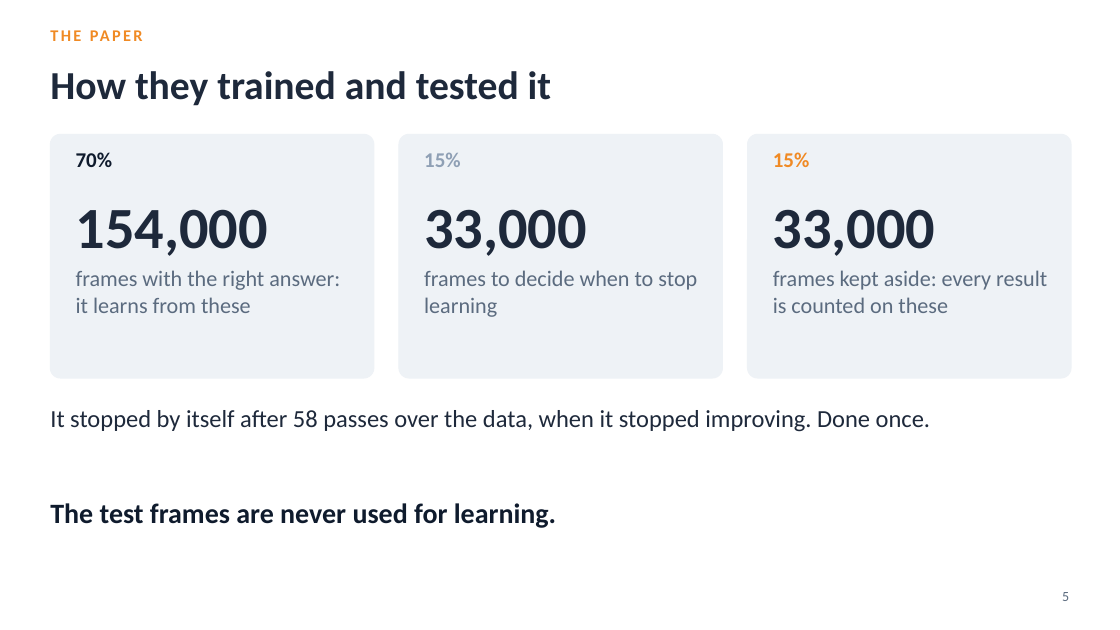
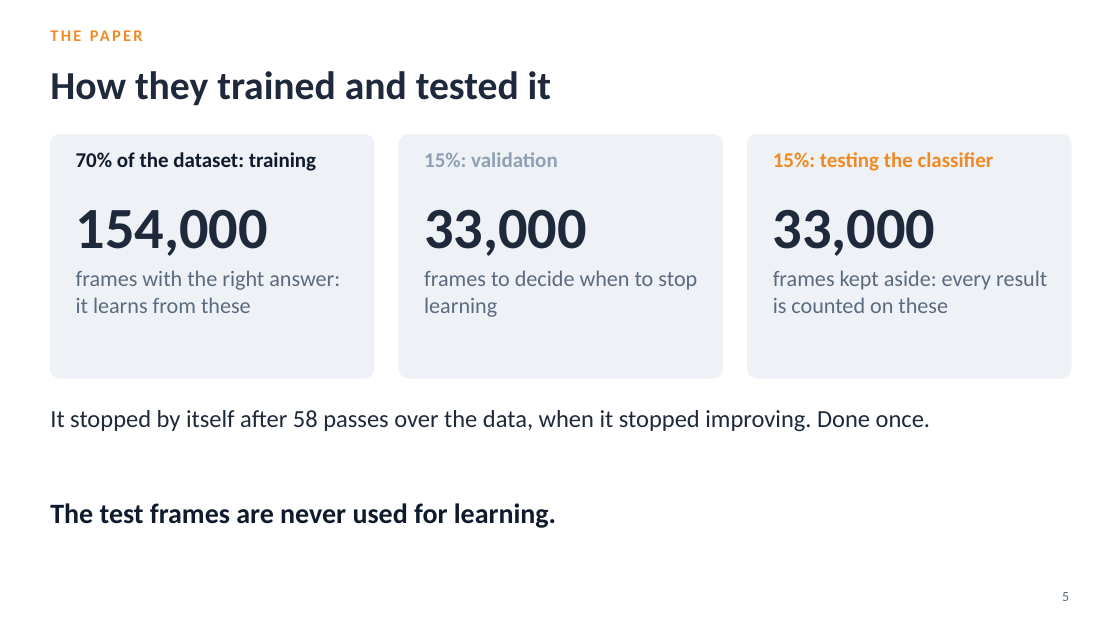
Before and after one commit to YusufBilo78/amc, a slide deck: slide 5 of deck/moshe_paper_icrnna.pptx. Drawn at 1120x630 pixels with LibreOffice and Linux fonts; fonts in the diff are those of the drawing. Boxes give left, top, right and bottom in pixels: in the first picture for what was removed or moved away, otherwise in the second. Text is boxed around its words. In the diff, an @@ line names an element or a change of style, - is before the commit and + after.

```diff
--- a/deck/moshe_paper_icrnna.pptx
+++ b/deck/moshe_paper_icrnna.pptx
@@ text at (x1=76, y1=152, x2=316, y2=171): text changed @@
-70%
+70% of the dataset: training
@@ text at (x1=424, y1=152, x2=558, y2=167): text changed @@
-15%
+15%: validation
@@ text at (x1=773, y1=152, x2=994, y2=171): text changed @@
-15%
+15%: testing the classifier
```
Also in this commit, not shown: 18 other slides changed, 3 slides removed, 13 other files.
